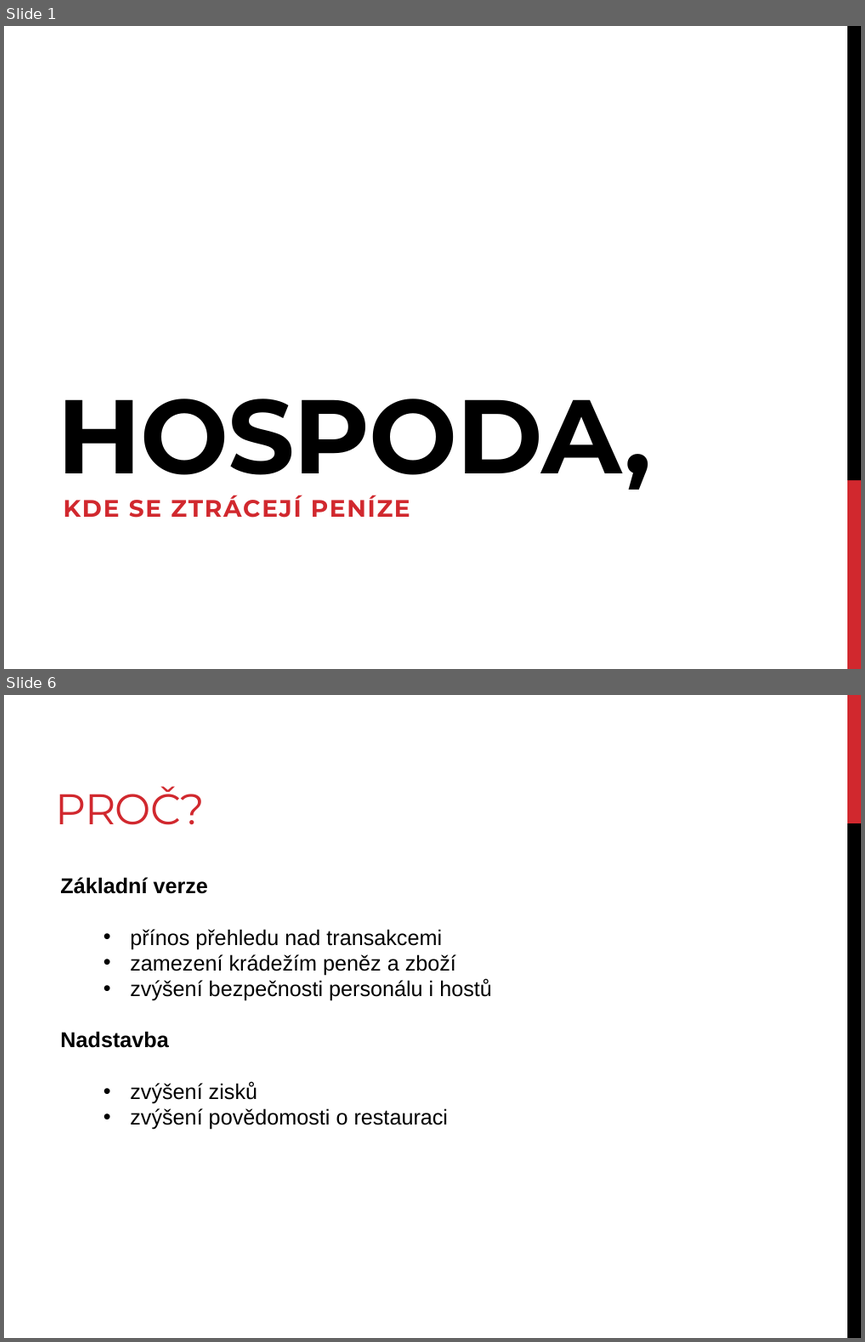
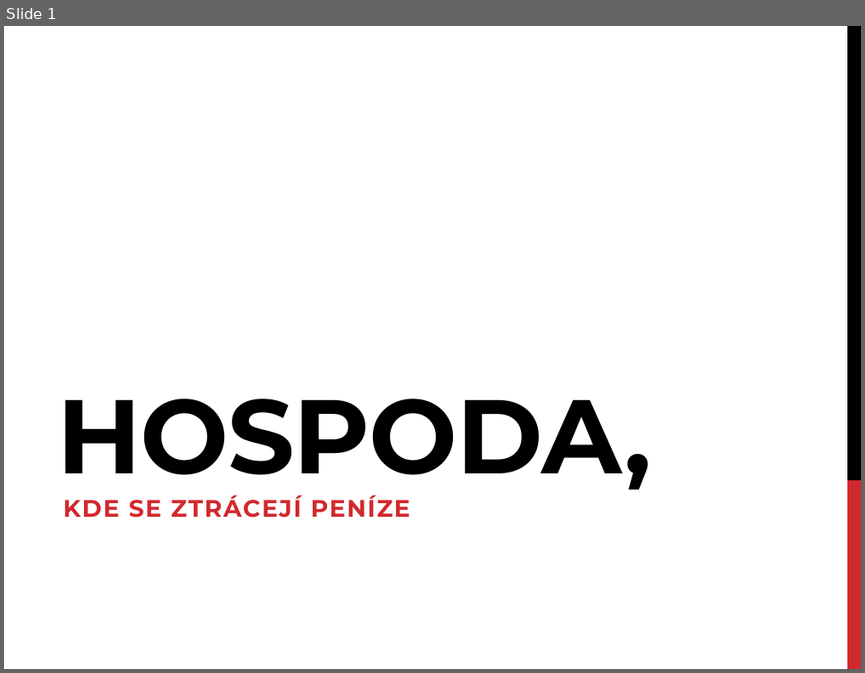
Before and after one commit to KORandi/hospoda, a slide deck: prezentace_z_2_cviceni.pptx. Shown one above the other, each under a label of ours: slides 1 and 6 before the commit, slide 1 after it; the slides between them are not shown. The pictures are 865x1342 and 865x673 pixels, drawn with LibreOffice and Linux fonts; fonts in the diff are those of the drawing. Boxes give left, top, right and bottom in pixels: in the first picture for what was removed or moved away, otherwise in the second. Text is boxed around its words. In the diff, an @@ line names an element or a change of style, - is before the commit and + after.

```diff
--- a/prezentace_z_2_cviceni.pptx
+++ b/prezentace_z_2_cviceni.pptx
@@ slide 6 removed at [4,695,861,1338], background #FFFFFF @@
@@ rectangle removed at [847,695,861,823] @@
@@ title removed at [55,786,205,825] @@
-PROČ?
@@ rectangle removed at [847,823,861,1338] @@
@@ text removed at [60,877,492,1129] @@
-Základní verze
-  • přínos přehledu nad transakcemi
-  • zamezení krádežím peněz a zboží
-  • zvýšení bezpečnosti personálu i hostů
-Nadstavba
-  • zvýšení zisků
-  • zvýšení povědomosti o restauraci
```
Also in this commit, not shown: 8 slides added, 9 other slides removed, 8 other files.
